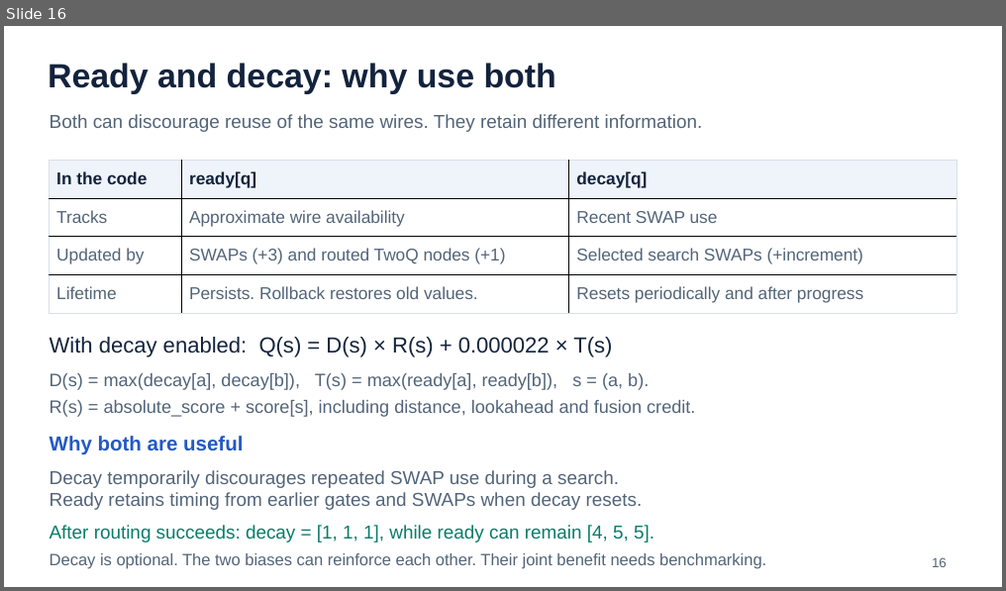
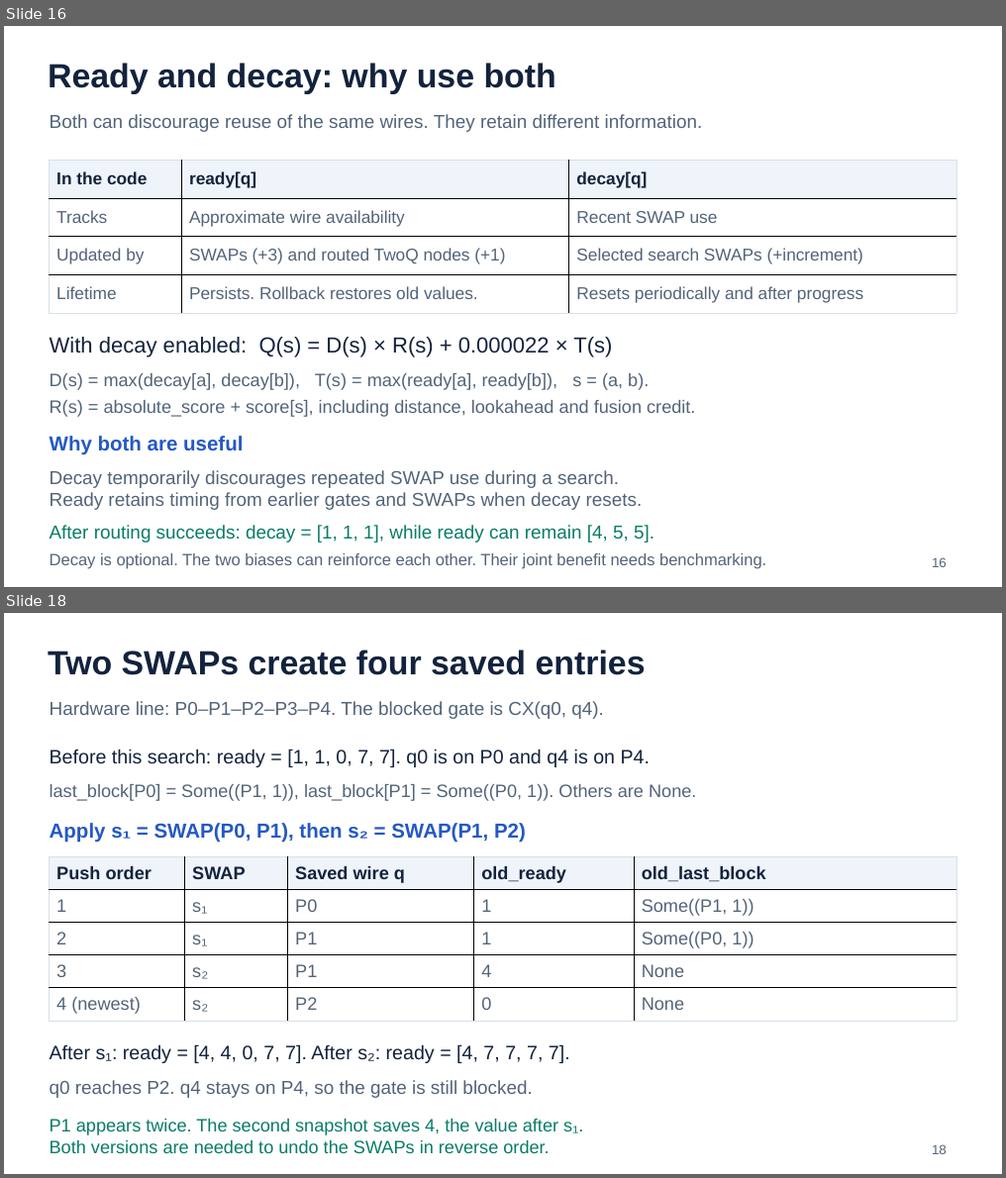
Before and after one commit to AI-native-Systems-Research/qiskit-evolved, a slide deck: design/change_description_codex.pptx. Shown one above the other, each under a label of ours: slide 16 before the commit, slides 16 and 18 after it; the slides between them are not shown. The pictures are 1006x591 and 1006x1178 pixels, drawn with LibreOffice and Linux fonts; fonts in the diff are those of the drawing. Boxes give left, top, right and bottom in pixels: in the first picture for what was removed or moved away, otherwise in the second. Text is boxed around its words. In the diff, an @@ line names an element or a change of style, - is before the commit and + after.

```diff
--- a/design/change_description_codex.pptx
+++ b/design/change_description_codex.pptx
@@ slide 18 added at [4,613,1002,1174], background #FFFFFF @@
@@ text added at [48,650,646,675], 32.2 pt, text #13233D, bold @@
+Two SWAPs create four saved entries
@@ text added at [50,701,604,719], 18 pt, text #526479 @@
+Hardware line: P0–P1–P2–P3–P4. The blocked gate is CX(q0, q4).
@@ text added at [50,749,649,767], 18.8 pt, text #13233D @@
+Before this search: ready = [1, 1, 0, 7, 7]. q0 is on P0 and q4 is on P4.
@@ text added at [50,784,696,801], 17.2 pt, text #526479 @@
+last_block[P0] = Some((P1, 1)), last_block[P1] = Some((P0, 1)). Others are None.
@@ text added at [50,823,526,843], 19.5 pt, text #2459C4, bold @@
+Apply s₁ = SWAP(P0, P1), then s₂ = SWAP(P1, P2)
@@ table added at [49,858,957,1021], 5 rows, 5 columns @@
+Push order | SWAP | Saved wire q | old_ready | old_last_block
+1 | s₁ | P0 | 1 | Some((P1, 1))
+2 | s₁ | P1 | 1 | Some((P0, 1))
+3 | s₂ | P1 | 4 | None
+4 (newest) | s₂ | P2 | 0 | None
@@ text added at [50,1045,570,1063], 18.8 pt, text #13233D @@
+After s₁: ready = [4, 4, 0, 7, 7]. After s₂: ready = [4, 7, 7, 7, 7].
@@ text added at [50,1080,532,1098], 18 pt, text #526479 @@
+q0 reaches P2. q4 stays on P4, so the gate is still blocked.
@@ text added at [50,1119,583,1154], 17.2 pt, text #087C69 @@
+P1 appears twice. The second snapshot saves 4, the value after s₁.
+Both versions are needed to undo the SWAPs in reverse order.
@@ text added at [932,1145,946,1155], 12.8 pt, text #526479 @@
+18
```
Also in this commit, not shown: 5 slides changed, 2 other slides added, 1 slide removed, 38 other files.
